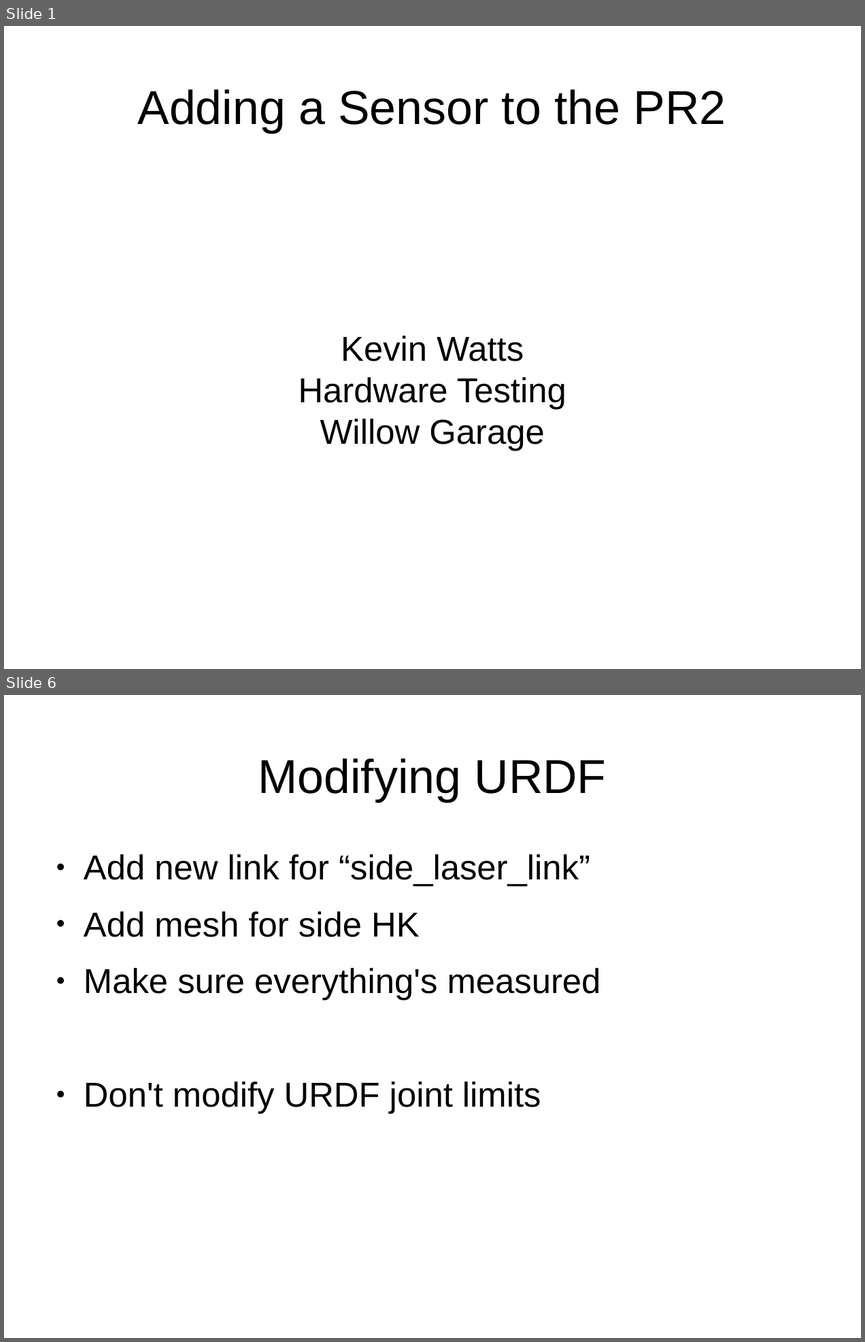
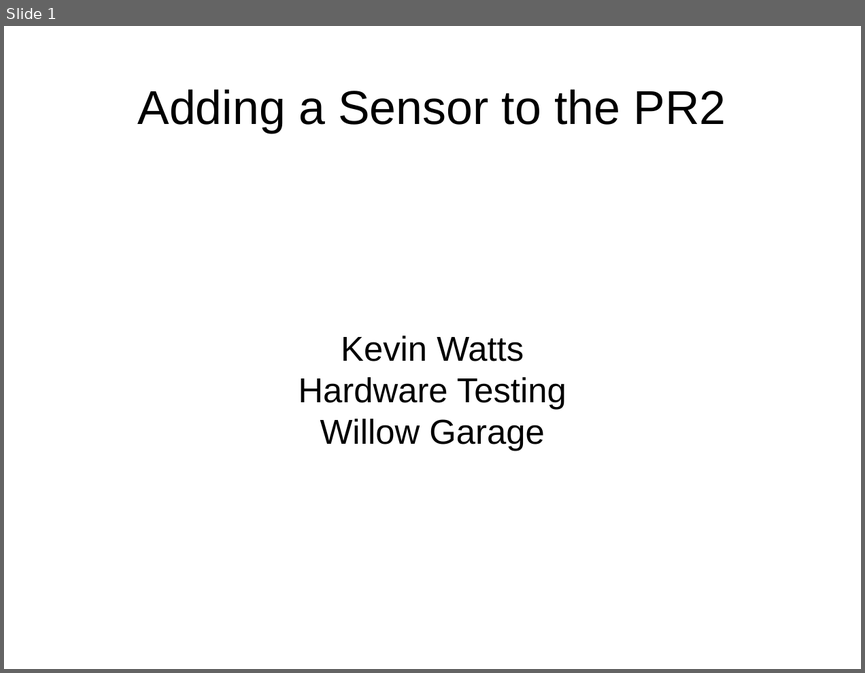
Before and after one commit to PR2/pr2_docs, a slide deck: pr2_training_workshop/modifying_pr2/adding_sensor.odp. Shown one above the other, each under a label of ours: slides 1 and 6 before the commit, slide 1 after it; the slides between them are not shown. The pictures are 865x1342 and 865x673 pixels, drawn with LibreOffice and Linux fonts; fonts in the diff are those of the drawing. Boxes give left, top, right and bottom in pixels: in the first picture for what was removed or moved away, otherwise in the second. Text is boxed around its words. In the diff, an @@ line names an element or a change of style, - is before the commit and + after.

```diff
--- a/pr2_training_workshop/modifying_pr2/adding_sensor.odp
+++ b/pr2_training_workshop/modifying_pr2/adding_sensor.odp
@@ slide 6 removed at [4, 695, 861, 1338], background #FFFFFF @@
@@ title removed at [258, 758, 606, 802] @@
-Modifying URDF
@@ text removed at [84, 854, 601, 1114] @@
-● Add new link for “side_laser_link”
-● Add mesh for side HK
-● Make sure everything's measured
-● Don't modify URDF joint limits
```
Also in this commit, not shown: 7 slides changed, 7 slides added, 1 other slide removed.
